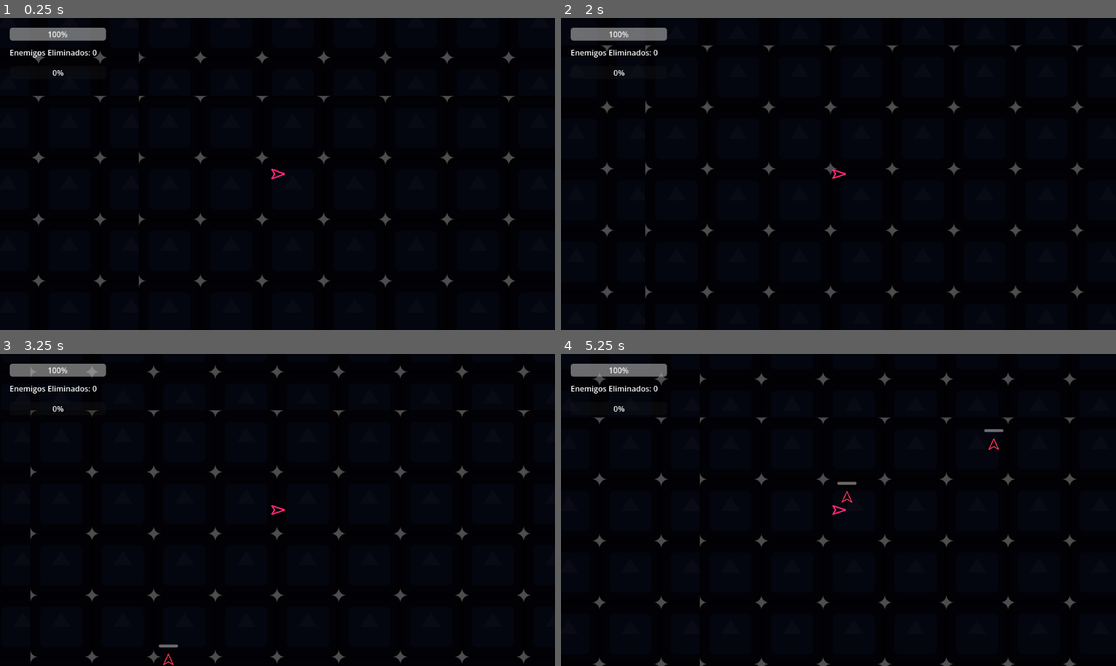
Above: before the commit, frames 1-4 (two rows, left to right).
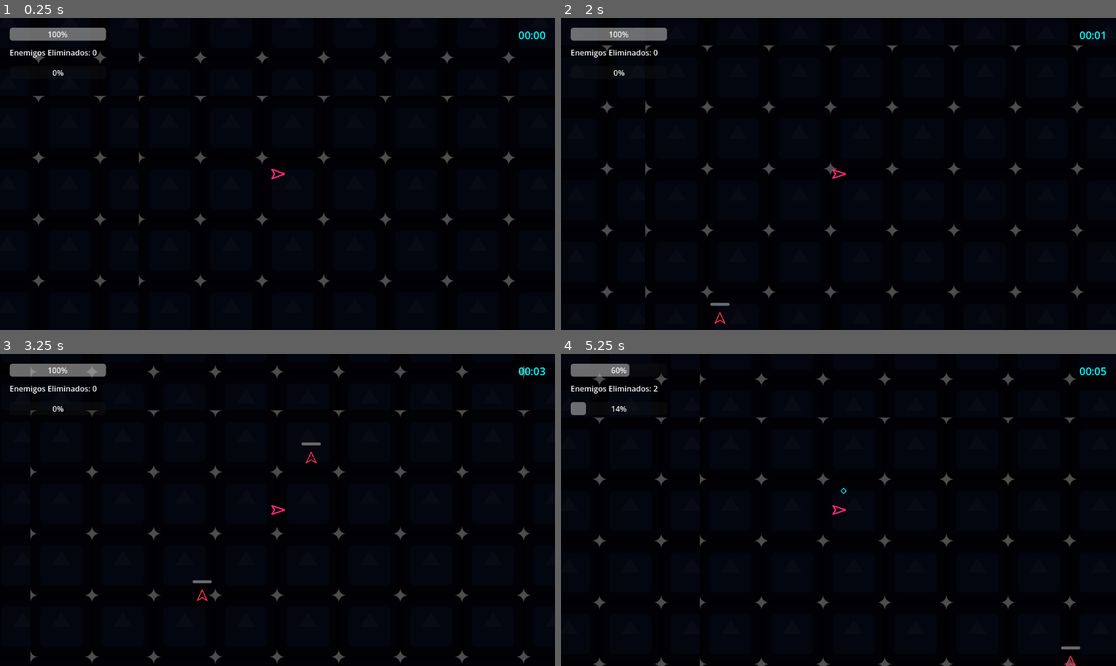
Above: after the commit, the same moments.

Repository: crosbostol/Space-Rogue
Game: Godot game, scene res://main.tscn
The game is run twice, just before and just after one commit, with the same random seed, the same clock (stepped at 60 frames per second) and the same inputs. The engine's default icon, where the game draws it, is replaced by a stand-in: a white triangle on a blue panel in a dark square.
Inputs:
- Up to frame 1 (0.25 s): no input
- Up to frame 2 (2 s): tap Enter (ui_accept) at 0.5, 0.77, 1.52 s; hold D (ui_right) 0.53-1.28 s; hold S (ui_down) from 1.28 s (still down)
- Up to frame 3 (3.25 s): release S (ui_down) at 2.03 s; hold D (ui_right) 2.03-2.78 s; hold W (ui_up) from 2.78 s (still down); tap Enter (ui_accept) at 3.02 s
- Up to frame 4 (5.25 s): release W (ui_up) at 3.53 s; hold A (ui_left) 3.53-5.03 s; tap Enter (ui_accept) at 3.77, 4.52 s; hold S (ui_down) from 5.03 s (still down)

The runs differ from the first frame. In frame 1, less than 0.1% of the frame differs, in the area x 93-99%, y 4-7%; in frame 2, 0.1%; in frame 3, 0.3%; in frame 4, 0.8%, in the area x 1-99%, y 3-100%.

Commit message:
feat: creacion de bestiario

Diff:
--- a/nuevo-proyecto-de-juego/bala.gd
+++ b/nuevo-proyecto-de-juego/bala.gd
@@ -2,6 +2,12 @@
 
 @export var velocidad: float = 600.0
 var direccion: Vector2 = Vector2.ZERO # El vector hacia donde viaja
+
+## Indica si el proyectil fue disparado por un enemigo
+@export var es_bala_enemiga: bool = false
+
+## Daño que inflige el proyectil
+@export var dano_impacto: float = 10.0
 
 func _ready() -> void:
 	# Conectar la señal de colisión por código
@@ -16,7 +22,22 @@
 	# Si la bala sale del espacio gris visible, se destruye para liberar RAM
 	queue_free()
 
+func recibir_dano(_cantidad: float) -> void:
+	# Si recibe daño (por ejemplo, al colisionar con la Hitbox del Player), se destruye
+	queue_free()
+
 func _on_area_entered(area: Area2D) -> void:
-	if area.has_method("recibir_dano"):
-		area.recibir_dano(10.0) # 10.0 de daño base por impacto
-		queue_free() # Disolver proyectil tras impacto
+	if es_bala_enemiga:
+		# Las balas enemigas solo dañan la Hitbox del Player
+		if area.name == "Hitbox":
+			var player = area.get_parent()
+			if player and player.has_method("recibir_dano"):
+				player.recibir_dano(dano_impacto)
+			queue_free()
+	else:
+		# Las balas del jugador solo dañan a los enemigos (evitando fuego amigo con proyectiles u orbes)
+		if area.has_method("recibir_dano") and area.name != "Hitbox":
+			# Evitamos colisionar con otras balas o XP Orbs
+			if not ("direccion" in area) and not ("valor_xp" in area):
+				area.recibir_dano(dano_impacto)
+				queue_free()
--- a/nuevo-proyecto-de-juego/enemigo_base.gd
+++ b/nuevo-proyecto-de-juego/enemigo_base.gd
@@ -15,12 +15,71 @@
 ## Script que implementa la estrategia de movimiento (debe poseer el método estático `obtener_direccion`).
 @export var comportamiento_trayectoria: Script = null
 
+## Tipo de enemigo para polimorfismo dinámico ("kamikaze", "tanque", "rango").
+@export var tipo_enemigo: String = "kamikaze"
+
+## Cadencia de disparo para el enemigo de Rango en segundos
+@export var cadencia_disparo_enemigo: float = 1.8
+var tiempo_ultimo_disparo: float = 0.0
+
 func _ready() -> void:
+	# Configurar el aspecto visual y estadísticas según el tipo de enemigo
+	configurar_visual_por_tipo()
+
 	# Inicializar la barra de salud de depuración si existe en la escena
 	var health_bar = get_node_or_null("HealthBarDebug")
 	if health_bar and health_bar is ProgressBar:
 		health_bar.max_value = vida
 		health_bar.value = vida
+
+## Configura la geometría visual del Line2D y ajusta las estadísticas físicas por tipo de enemigo
+func configurar_visual_por_tipo() -> void:
+	var visual = get_node_or_null("Visual")
+	if not visual or not visual is Line2D:
+		return
+
+	match tipo_enemigo:
+		"kamikaze":
+			vida = 20.0
+			visual.points = PackedVector2Array([
+				Vector2(0, -12),
+				Vector2(10, 10),
+				Vector2(0, 4),
+				Vector2(-10, 10),
+				Vector2(0, -12)
+			])
+			visual.default_color = Color(1.0, 0.2, 0.3)
+			visual.width = 2.0
+		"tanque":
+			vida = 100.0
+			velocidad = velocidad * 0.5
+			visual.width = 4.5
+			visual.default_color = Color(0.2, 1.0, 0.2)
+
+			# Hexágono Neón Masivo
+			var vertices: Array[Vector2] = []
+			var radio: float = 16.0
+			for i in range(6):
+				var angulo: float = i * (TAU / 6.0) - PI/2.0
+				vertices.append(Vector2(cos(angulo), sin(angulo)) * radio)
+			vertices.append(vertices[0])
+			visual.points = PackedVector2Array(vertices)
+		"rango":
+			vida = 25.0
+			velocidad = velocidad * 0.8
+			visual.width = 2.0
+			visual.default_color = Color(0.0, 1.0, 1.0)
+
+			# Rombo Estilizado / Antena
+			var vertices: Array[Vector2] = [
+				Vector2(0, -18),
+				Vector2(8, 0),
+				Vector2(0, 12),
+				Vector2(-8, 0),
+				Vector2(0, -18)
+			]
+			visual.points = PackedVector2Array(vertices)
+
 
 ## Aplica daño al enemigo restando de su vida. Se auto-destruye si la vida llega a cero.
 func recibir_dano(cantidad: float) -> void:
@@ -52,3 +111,34 @@
 
 		# Avanzar hacia la dirección calculada por la estrategia de movimiento
 		position += direccion * velocidad * delta
+
+	# Lógica de ataque a distancia para el enemigo de Rango
+	if tipo_enemigo == "rango":
+		tiempo_ultimo_disparo += delta
+		if tiempo_ultimo_disparo >= cadencia_disparo_enemigo:
+			tiempo_ultimo_disparo = 0.0
+			disparar_al_player()
+
+## Instancia y dispara una bala hacia el jugador con estética Neón Cian
+func disparar_al_player() -> void:
+	var player = get_node_or_null("/root/Main/World/Player")
+	if player and player is Node2D:
+		var dir: Vector2 = global_position.direction_to(player.global_position)
+		var bala_escena = preload("res://Bala.tscn")
+		if bala_escena:
+			var nueva_bala = bala_escena.instantiate()
+			nueva_bala.direccion = dir
+			nueva_bala.es_bala_enemiga = true
+			nueva_bala.dano_impacto = dano_impacto
+
+			# Pintar la bala enemiga de color cian neón para que el jugador la distinga!
+			var visual_bala = nueva_bala.get_node_or_null("Visual")
+			if visual_bala and visual_bala is Line2D:
+				visual_bala.default_color = Color(0.0, 1.0, 1.0) # Cian Neón
+
+			# Compensar posición de salida
+			nueva_bala.global_position = global_position + dir * 16.0
+
+			var proyectiles_container = get_node_or_null("/root/Main/World/ProjectilesContainer")
+			if proyectiles_container:
+				proyectiles_container.add_child(nueva_bala)
--- /dev/null
+++ b/nuevo-proyecto-de-juego/path_rango.gd
@@ -0,0 +1,30 @@
+class_name PathRango
+extends RefCounted
+
+## Calcula el vector de dirección normalizado para enemigos de Rango.
+## Mantiene una distancia óptima (órbita) respecto al Player para hostigarlo.
+static func obtener_direccion(posicion_actual: Vector2, nodo_referencia: Node) -> Vector2:
+	if not nodo_referencia or not nodo_referencia.is_inside_tree():
+		return Vector2.ZERO
+
+	var player: Node = nodo_referencia.get_node_or_null("/root/Main/World/Player")
+	if player and player is Node2D:
+		var distancia: float = posicion_actual.distance_to(player.global_position)
+		var direccion_al_player: Vector2 = posicion_actual.direction_to(player.global_position)
+
+		# Rango óptimo de disparo y seguridad (ej: 280px con margen de 40px)
+		var distancia_ideal: float = 280.0
+		var margen: float = 40.0
+
+		if distancia > distancia_ideal + margen:
+			# Muy lejos: Avanzar directamente hacia el jugador
+			return direccion_al_player
+		elif distancia < distancia_ideal - margen:
+			# Muy cerca: Retroceder para mantener la distancia de seguridad
+			return -direccion_al_player
+		else:
+			# Distancia dulce: Orbitar lateralmente para esquivar proyectiles
+			# Rotación trigonométrica de 90 grados
+			return Vector2(-direccion_al_player.y, direccion_al_player.x)
+
+	return Vector2.ZERO
--- a/nuevo-proyecto-de-juego/run_manager.gd
+++ b/nuevo-proyecto-de-juego/run_manager.gd
@@ -19,9 +19,67 @@
 ## Exponente que rige el crecimiento exponencial de la curva de XP.
 const EXPONENTE_CURVA: float = 1.2
 
+## Cronómetro de la partida en segundos.
+var tiempo_transcurrido: float = 0.0
+
+## Instancia dinámica del Label del cronómetro en el HUD.
+var label_tiempo: Label = null
+
 func _ready() -> void:
 	# Inicializar la interfaz del HUD al arrancar la partida
 	_actualizar_hud()
+
+	# Crear dinámicamente el cronómetro para el HUD (Seguridad UI/UX y modularidad)
+	_crear_cronometro_dinamico()
+
+func _process(delta: float) -> void:
+	# El cronómetro corre síncronamente con la simulación del juego (escala a 0 en menús/pausa)
+	tiempo_transcurrido += delta
+	_actualizar_cronometro_ui()
+
+## Configura e inyecta dinámicamente el Label del cronómetro con crecimiento elástico en la esquina superior derecha
+func _crear_cronometro_dinamico() -> void:
+	var hud = get_node_or_null("/root/Main/UI/HUD")
+	if not hud:
+		print("RunManager: ADVERTENCIA - No se pudo encontrar el nodo HUD en /root/Main/UI/HUD.")
+		return
+
+	label_tiempo = Label.new()
+	label_tiempo.name = "TimeCounter"
+
+	# Anclar a la esquina superior derecha
+	label_tiempo.anchor_left = 1.0
+	label_tiempo.anchor_top = 0.0
+	label_tiempo.anchor_right = 1.0
+	label_tiempo.anchor_bottom = 0.0
+
+	# REDIRECCIÓN ELÁSTICA: El texto crece hacia la izquierda para evitar desbordes en pantalla completa
+	label_tiempo.grow_horizontal = Control.GROW_DIRECTION_BEGIN
+
+	# Configurar offsets de posición e interpolación elástica
+	label_tiempo.offset_left = -220
+	label_tiempo.offset_top = 20
+	label_tiempo.offset_right = -20
+	label_tiempo.offset_bottom = 50
+
+	# Formato estético y Cyberpunk
+	label_tiempo.horizontal_alignment = HORIZONTAL_ALIGNMENT_RIGHT
+	label_tiempo.vertical_alignment = VERTICAL_ALIGNMENT_CENTER
+	label_tiempo.add_theme_color_override("font_color", Color(0.0, 1.0, 1.0)) # Cian Neón
+	label_tiempo.add_theme_font_size_override("font_size", 22)
+
+	# Agregar al HUD de manera formal
+	hud.add_child(label_tiempo)
+	_actualizar_cronometro_ui()
+	print("RunManager: Cronómetro dinámico Neón inyectado exitosamente en el HUD.")
+
+## Formatea el tiempo transcurrido a MM:SS y actualiza el texto del Label
+func _actualizar_cronometro_ui() -> void:
+	if label_tiempo:
+		var minutos: int = int(tiempo_transcurrido) / 60
+		var segundos: int = int(tiempo_transcurrido) % 60
+		label_tiempo.text = "%02d:%02d" % [minutos, segundos]
+
 
 ## Acumula experiencia y procesa la subida de niveles.
 func añadir_xp(cantidad: float) -> void:
--- a/nuevo-proyecto-de-juego/spawn_manager.gd
+++ b/nuevo-proyecto-de-juego/spawn_manager.gd
@@ -4,7 +4,7 @@
 @export var enemigo_escena: PackedScene = preload("res://EnemigoBase.tscn")
 
 ## Intervalo de tiempo en segundos entre cada oleada/generación de enemigos.
-@export var tiempo_spawn: float = 1.5
+@export var tiempo_spawn: float = 1.0
 
 ## Contador interno de bajas/enemigos eliminados.
 var muertes: int = 0
@@ -29,6 +29,35 @@
 	var offset: Vector2 = Vector2(cos(angulo), sin(angulo)) * radio
 	return posicion_player + offset
 
+func seleccionar_tipo_por_tiempo(tiempo: float) -> String:
+	var rand: float = randf()
+
+	if tiempo < 20.0:
+		# Fase 1: Solo Kamikazes para calentamiento (0s - 20s)
+		return "kamikaze"
+	elif tiempo < 50.0:
+		# Fase 2: Introducir enemigos de Rango (25% probabilidad) (20s - 50s)
+		if rand < 0.75:
+			return "kamikaze"
+		else:
+			return "rango"
+	elif tiempo < 90.0:
+		# Fase 3: Introducir Tanques pesados (10%) y Rangos (30%) (50s - 90s)
+		if rand < 0.60:
+			return "kamikaze"
+		elif rand < 0.90:
+			return "rango"
+		else:
+			return "tanque"
+	else:
+		# Fase 4: Caos Total de final de partida (40% Kamikaze, 40% Rango, 20% Tanque) (90s+)
+		if rand < 0.40:
+			return "kamikaze"
+		elif rand < 0.80:
+			return "rango"
+		else:
+			return "tanque"
+
 func _on_timer_spawn_timeout() -> void:
 	# Búsqueda segura del nodo Player en el árbol de escenas
 	var player: Node = get_node_or_null("/root/Main/World/Player")
@@ -45,13 +74,37 @@
 	# Instanciar el enemigo
 	var nuevo_enemigo = enemigo_escena.instantiate()
 	if nuevo_enemigo is Node2D:
+		# Obtener síncronamente el tiempo transcurrido de la run
+		var run_manager = get_node_or_null("/root/Main/Managers/RunManager")
+		var tiempo: float = 0.0
+		if run_manager and "tiempo_transcurrido" in run_manager:
+			tiempo = run_manager.tiempo_transcurrido
+
+		# Seleccionar el tipo de enemigo según la progresión del tiempo
+		var tipo: String = seleccionar_tipo_por_tiempo(tiempo)
+
+		# Inyectar el tipo de enemigo de forma explícita antes de agregarlo al árbol (Polimorfismo síncrono)
+		if "tipo_enemigo" in nuevo_enemigo:
+			nuevo_enemigo.tipo_enemigo = tipo
+
+		# Configurar el aspecto visual y estadísticas según el tipo inyectado
+		if nuevo_enemigo.has_method("configurar_visual_por_tipo"):
+			nuevo_enemigo.configurar_visual_por_tipo()
+
 		# Posicionar al enemigo
 		nuevo_enemigo.global_position = posicion_spawn
 
-		# Inyectar la estrategia Kamikaze asignando el script path_kamikaze.gd
-		var script_kamikaze: Script = preload("res://path_kamikaze.gd")
+		# Inyectar la estrategia de movimiento según el tipo de enemigo (Polimorfismo dinámico)
+		var script_movimiento: Script = null
+		if tipo == "rango":
+			script_movimiento = preload("res://path_rango.gd")
+		else:
+			script_movimiento = preload("res://path_kamikaze.gd")
+
 		if "comportamiento_trayectoria" in nuevo_enemigo:
-			nuevo_enemigo.comportamiento_trayectoria = script_kamikaze
+			nuevo_enemigo.comportamiento_trayectoria = script_movimiento
+
+
 
 		# Conectar la señal de muerte formal para gestionar loot/XP e interfaz
 		if nuevo_enemigo.has_signal("enemigo_muerto"):
Not shown, added: nuevo-proyecto-de-juego/path_rango.gd.uid
